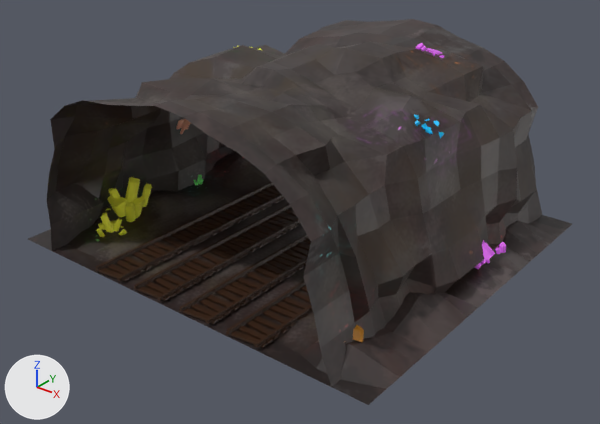
The FBX model Content/Assets/Tunnel Variation 1/tunnel variation 1.fbx as it was, and as the next commit left it.
Before and after are seen from a camera (50 mm lens) standing at (25.5, -32.5, 21.2) and looking at (0.7, -1.5, 1.9). Every picture has the same lights, and +X, +Y and +Z are marked at lower left. The older version comes first. Where no turn or scale is listed for an object, it has been applied to the vertices.

The first picture shows 'floor_low', 'gem_low', 'rails_low' and 1 more.
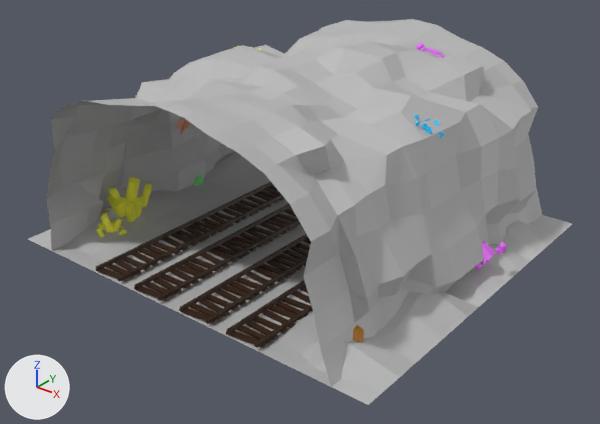
Location of each change, [x1, y1, x2, y2] in pixels of the pictures (600 x 424 px):
'floor_low', recoloured (lighter)
    both: [28, 19, 572, 405]

Diff of the bpy script that builds the scene:
```diff
--- a/Content/Assets/Tunnel Variation 1/tunnel variation 1.fbx.py
+++ b/Content/Assets/Tunnel Variation 1/tunnel variation 1.fbx.py
@@ mat_lambert10 @@
+mat_lambert10 = principled_material('lambert10')
+mat_lambert10.base_color = (0.5, 0.5, 0.5)  # grey #bcbcbc
@@ me_mesh_002 @@
 me_mesh_002.from_pydata(...)  # 874 vertices, 792 faces; spans x -11.3..11.3, y -10.2..10.2, z -5.1..5.1
-me_mesh_002.materials.append(mat_lambert9)  # picture img_tunnel_low_final_tunnel_basecolor_srgb_png
+me_mesh_002.materials.append(mat_lambert10)  # grey #bcbcbc
```
